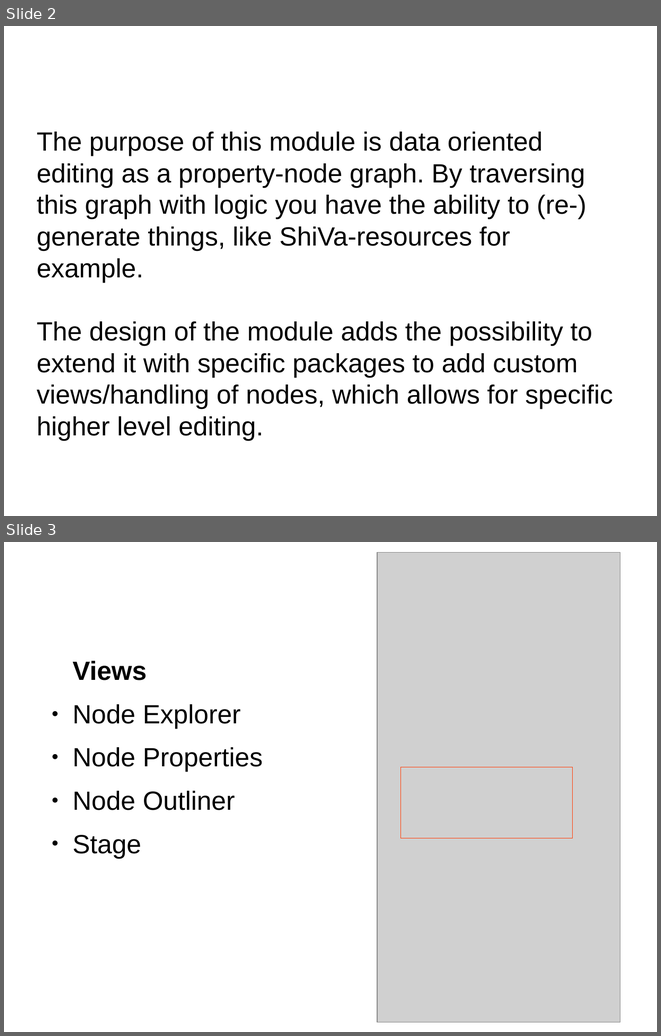
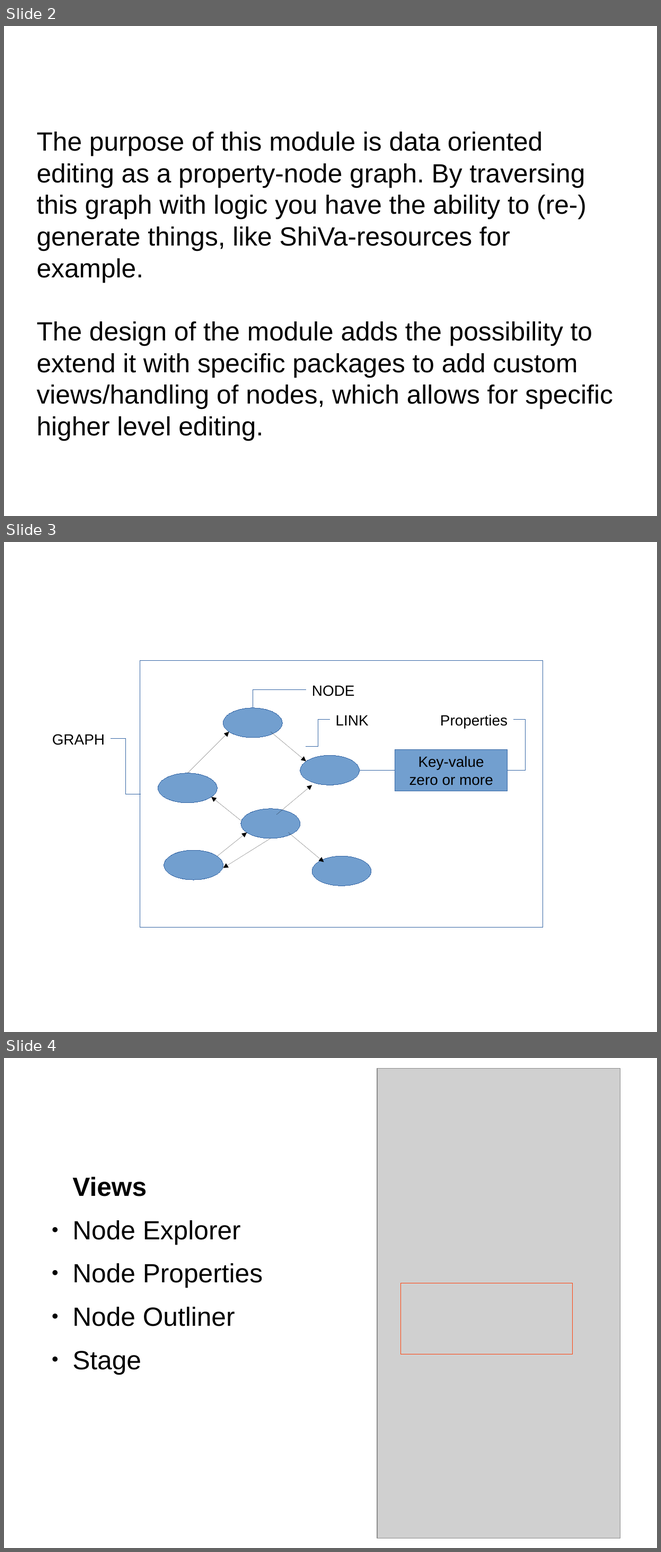
Before and after one commit to cheramu/com.layers.polyglot-visualnode, a slide deck: documentation/polyglot-visualnode.odp. Shown one above the other, each under a label of ours: slides 2 and 3 before the commit, slides 2, 3 and 4 after it. The pictures are 661x1036 and 661x1552 pixels, drawn with LibreOffice and Linux fonts; fonts in the diff are those of the drawing; grey boxes stand for pictures. Boxes give left, top, right and bottom in pixels: in the first picture for what was removed or moved away, otherwise in the second. Text is boxed around its words. In the diff, an @@ line names an element or a change of style, - is before the commit and + after.

```diff
--- a/documentation/polyglot-visualnode.odp
+++ b/documentation/polyglot-visualnode.odp
@@ slide 3 added at (4,542,657,1032), background #FFFFFF @@
@@ rectangle added at (140,661,543,927), outline #3465A4 0 pt @@
@@ elbow line added from (306, 689) to (253, 708), #3465A4 0 pt @@
@@ text added at (312,685,355,696), 18 pt, text #000000 @@
+NODE
@@ ellipse added at (223,708,282,738), fill #729FCF, outline #3465A4 0 pt @@
@@ text added at (336,715,369,725), 18 pt, text #000000 @@
+LINK
@@ text added at (440,714,508,728), 18 pt, text #000000 @@
+Properties
@@ arrow added from (188, 773) to (229, 732), #000000 0 pt @@
@@ arrow added from (271, 732) to (306, 761), #000000 0 pt @@
@@ elbow line added from (330, 719) to (306, 747), #3465A4 0 pt @@
@@ elbow line added from (513, 719) to (508, 770), #3465A4 0 pt @@
@@ text added at (52,734,105,745), 18 pt, text #000000 @@
+GRAPH
@@ elbow line added from (111, 738) to (140, 794), #3465A4 0 pt @@
@@ ellipse added at (300,755,360,785), fill #729FCF, outline #3465A4 0 pt @@
@@ rectangle added at (395,749,508,791), fill #729FCF, outline #3465A4 0 pt, 18 pt, text #000000 @@
+Key-value
+zero or more
@@ ellipse added at (158,773,217,803), fill #729FCF, outline #3465A4 0 pt @@
@@ elbow line added from (360, 770) to (395, 770), #3465A4 0 pt @@
@@ arrow added from (276, 814) to (312, 785), #000000 0 pt @@
@@ arrow added from (241, 820) to (211, 797), #000000 0 pt @@
@@ ellipse added at (241,809,300,838), fill #729FCF, outline #3465A4 0 pt @@
@@ arrow added from (217, 856) to (247, 832), #000000 0 pt @@
@@ arrow added from (271, 838) to (223, 868), #000000 0 pt @@
@@ arrow added from (289, 832) to (324, 862), #000000 0 pt @@
@@ ellipse added at (164,850,223,880), fill #729FCF, outline #3465A4 0 pt @@
@@ ellipse added at (312,856,371,885), fill #729FCF, outline #3465A4 0 pt @@
@@ what was slide 3 is now slide 4 @@
```
Also in this commit, not shown: 1 other slide added, 1 slide removed, 3 other files.
